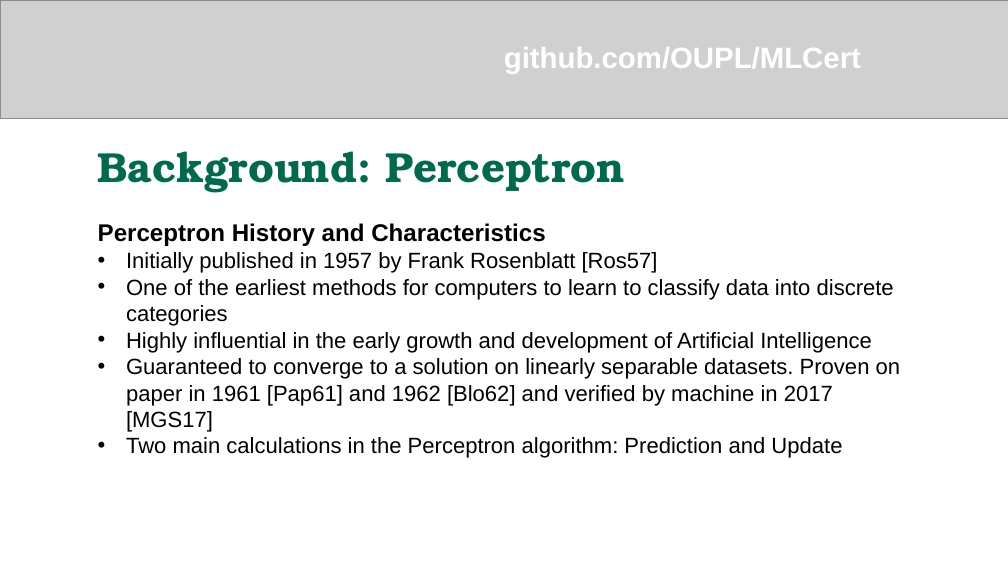
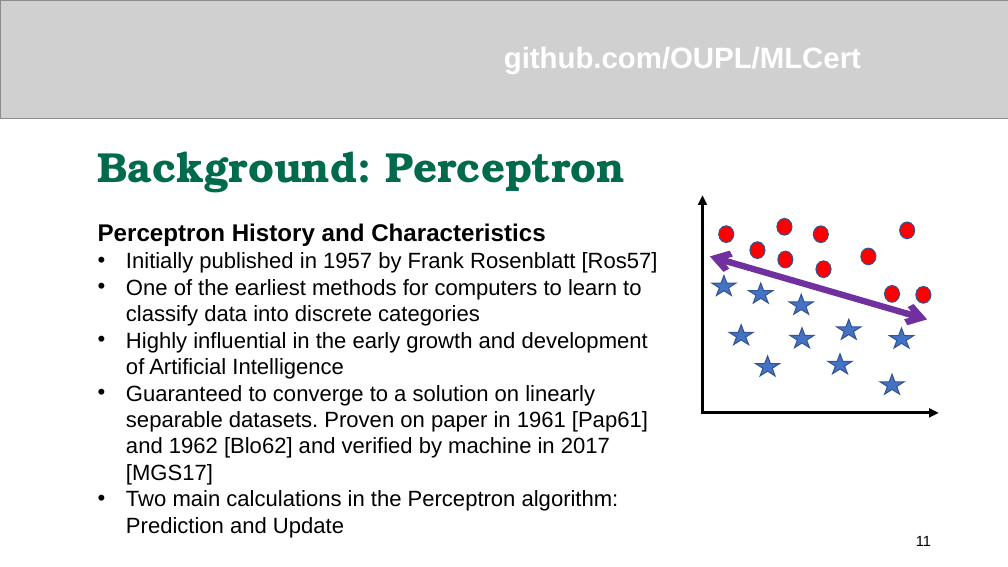
Before and after one commit to robinjanette/kpthesis, a slide deck: slide 11 of DefenseSlides.pptx (slide 8 before the commit). Drawn at 1008x567 pixels with LibreOffice and Linux fonts; fonts in the diff are those of the drawing; grey boxes stand for pictures. Boxes give left, top, right and bottom in pixels: in the first picture for what was removed or moved away, otherwise in the second. Text is boxed around its words. In the diff, an @@ line names an element or a change of style, - is before the commit and + after.

```diff
--- a/DefenseSlides.pptx
+++ b/DefenseSlides.pptx
@@ arrow added from (702, 414) to (702, 195), #000000 3 pt @@
@@ text "Perceptron History and Characteristics" rewrapped from <box>98,223,901,458</box> to <box>98,223,658,538</box> @@
@@ ellipse added at <box>719,226,734,243</box>, fill #FF0000, outline #325491 1 pt @@
@@ ellipse added at <box>777,219,792,235</box>, fill #FF0000, outline #325491 1 pt @@
@@ ellipse added at <box>814,226,829,243</box>, fill #FF0000, outline #325491 1 pt @@
@@ ellipse added at <box>900,222,915,239</box>, fill #FF0000, outline #325491 1 pt @@
@@ double arrow added from (710, 256) to (927, 320), #7030A0 6 pt @@
@@ ellipse added at <box>750,242,765,259</box>, fill #FF0000, outline #325491 1 pt @@
@@ ellipse added at <box>778,251,793,268</box>, fill #FF0000, outline #325491 1 pt @@
@@ ellipse added at <box>816,261,831,278</box>, fill #FF0000, outline #325491 1 pt @@
@@ ellipse added at <box>861,248,876,265</box>, fill #FF0000, outline #325491 1 pt @@
@@ star added at <box>712,275,737,295</box>, fill #4472C4, outline #325491 1 pt @@
@@ star added at <box>749,283,773,302</box>, fill #4472C4, outline #325491 1 pt @@
@@ star added at <box>789,294,814,314</box>, fill #4472C4, outline #325491 1 pt @@
@@ ellipse added at <box>885,286,900,302</box>, fill #FF0000, outline #325491 1 pt @@
@@ ellipse added at <box>916,287,931,303</box>, fill #FF0000, outline #325491 1 pt @@
@@ star added at <box>729,325,753,345</box>, fill #4472C4, outline #325491 1 pt @@
@@ star added at <box>790,328,814,348</box>, fill #4472C4, outline #325491 1 pt @@
@@ star added at <box>837,319,861,339</box>, fill #4472C4, outline #325491 1 pt @@
@@ star added at <box>890,328,914,348</box>, fill #4472C4, outline #325491 1 pt @@
@@ star added at <box>755,356,780,376</box>, fill #4472C4, outline #325491 1 pt @@
@@ star added at <box>828,354,852,374</box>, fill #4472C4, outline #325491 1 pt @@
@@ star added at <box>880,374,904,394</box>, fill #4472C4, outline #325491 1 pt @@
@@ arrow added from (702, 413) to (939, 413), #000000 3 pt @@
@@ page number added at <box>916,536,931,546</box>, 14 pt, text #000000 @@
+11
```
Also in this commit, not shown: 36 other slides changed, 3 slides added.
